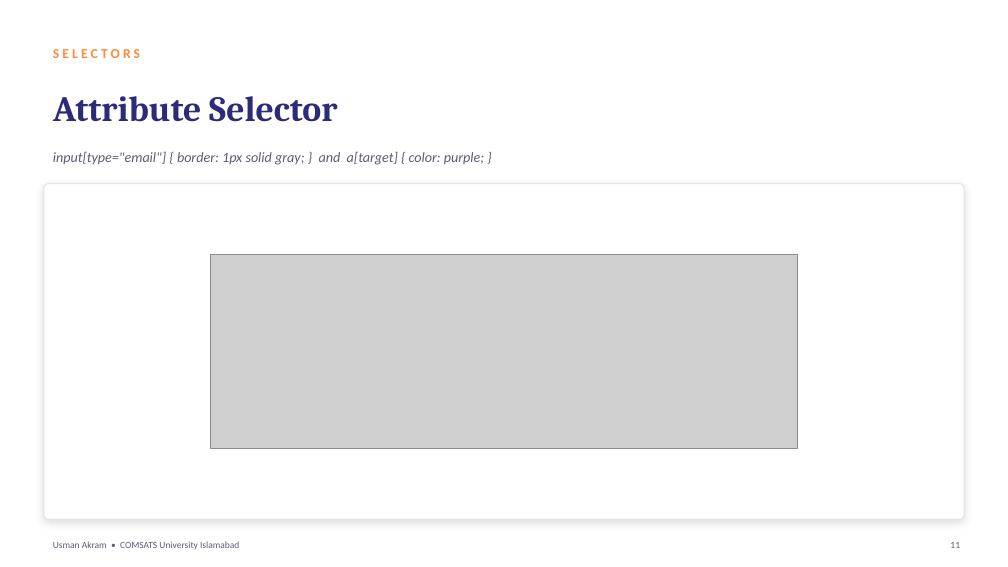
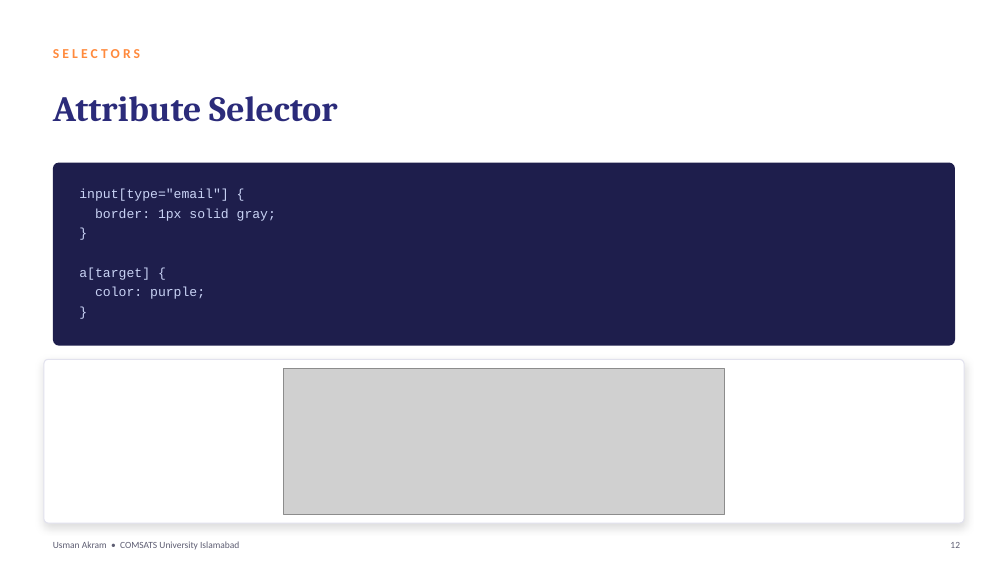
Before and after one commit to mua22/mern-web-book, a slide deck: slide 12 of slides/CSC336-Lecture-05-CSS-Fundamentals.pptx (slide 11 before the commit). Drawn at 1008x567 pixels with LibreOffice and Linux fonts; fonts in the diff are those of the drawing; grey boxes stand for pictures. Boxes give left, top, right and bottom in pixels: in the first picture for what was removed or moved away, otherwise in the second. Text is boxed around its words. In the diff, an @@ line names an element or a change of style, - is before the commit and + after.

```diff
--- a/slides/CSC336-Lecture-05-CSS-Fundamentals.pptx
+++ b/slides/CSC336-Lecture-05-CSS-Fundamentals.pptx
@@ rounded rectangle added at [53, 163, 955, 346], fill #1E1E4C @@
@@ text at [79, 189, 276, 299]: text changed; size 13.5 to 12.5 pt; font Calibri to Courier New; text colour #5D5D72 to #C9D3F5; italic off @@
-input[type="email"] { border: 1px solid gray; } and a[target] { color: purple; }
+input[type="email"] {
+border: 1px solid gray;
+}
+a[target] {
+color: purple;
+}
@@ text "input[type="email"] {" at [79, 189, 276, 299]: vertical alignment middle to top @@
@@ rounded rectangle: place and size @@
-rounded rectangle at [44, 184, 964, 520]
+rounded rectangle at [44, 359, 964, 523]
@@ rounded rectangle at [44, 359, 964, 523]: proportions changed @@
@@ picture: place and size @@
-picture at [210, 255, 798, 449]
+picture at [284, 368, 724, 514]
```
Also in this commit, not shown: 27 other slides changed, 1 slide added, 2 other files.
